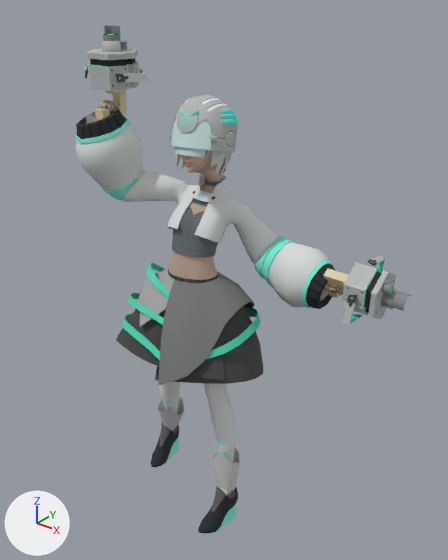
The FBX model DimensionStarWar/Assets/Application/Art/Model/1006_1/1006_普通攻击02.FBX, before and after one commit.
Camera for both pictures: a 50 mm lens placed at (1.106, -1.149, 1.616), pointed at (0.084, 0.129, 0.824). Every picture has the same lights, and +X, +Y and +Z are marked at lower left. Both versions are drawn at frame 21 of the action 'Take 001'; the numbers are the values there.

In view in the first picture: 'qaing02', 'qioang01', 'qunzi', 'st', 'toukui'.
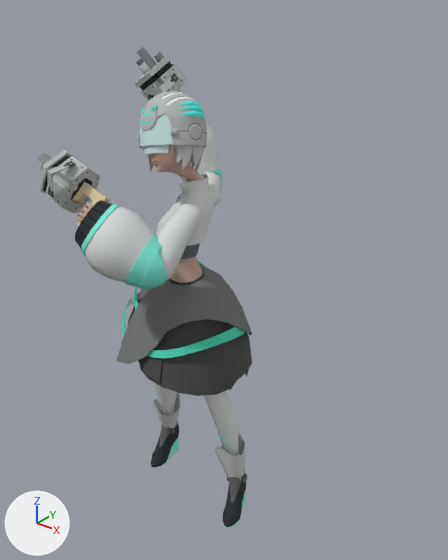
Pixel boxes (x1, y1, x2, y2) of what changed, in the pictures (448 x 560 px):
'st', posed (35% narrower, 7% shorter)
    before: (76, 100, 343, 534)
    after: (75, 123, 247, 528)
'qunzi', posed (7% narrower, 11% taller)
    before: (116, 263, 263, 385)
    after: (116, 260, 252, 396)
'qaing02', posed
    before: (323, 255, 411, 325)
    after: (37, 150, 110, 225)
'toukui', posed
    before: (168, 95, 238, 157)
    after: (136, 91, 207, 154)
'qioang01', posed
    before: (83, 25, 148, 120)
    after: (134, 47, 187, 101)
bone 'Bip001', root to tip
    before: (195, 287) to (225, 294)
    after: (190, 289) to (204, 298)
bone 'Bip001 Spine', root to tip
    before: (191, 282) to (183, 287)
    after: (181, 280) to (163, 282)
bone 'Bip001 Spine1', root to tip
    before: (192, 258) to (180, 262)
    after: (181, 257) to (154, 258)
bone 'Bip001 Spine2', root to tip
    before: (196, 231) to (184, 230)
    after: (181, 232) to (159, 223)
bone 'Bip001 L UpperArm', root to tip
    before: (238, 212) to (219, 208)
    after: (190, 217) to (242, 250)
bone 'Bip001 L Forearm', root to tip
    before: (275, 250) to (288, 274)
    after: (156, 267) to (115, 318)
bone 'Bip001 L Hand', root to tip
    before: (317, 279) to (317, 296)
    after: (102, 228) to (102, 230)
bone 'Bip001 R Clavicle', root to tip
    before: (201, 198) to (204, 199)
    after: (201, 202) to (221, 210)
bone 'Bip001 R UpperArm', root to tip
    before: (180, 191) to (179, 233)
    after: (212, 197) to (236, 244)
bone 'Bip001 R Hand', root to tip
    before: (105, 130) to (116, 129)
    after: (187, 130) to (183, 132)
bone 'Bip001 Head', root to tip
    before: (213, 175) to (198, 176)
    after: (193, 176) to (175, 177)
bone 'Bip001 L Thigh', root to tip
    before: (210, 291) to (160, 299)
    after: (197, 293) to (111, 328)
bone 'Bip001 L Calf', root to tip
    before: (213, 394) to (161, 463)
    after: (210, 390) to (127, 464)
bone 'Bip001 L Foot', root to tip
    before: (229, 489) to (193, 513)
    after: (238, 475) to (226, 509)
bone 'Bip001 R Thigh', root to tip
    before: (180, 284) to (168, 336)
    after: (183, 284) to (89, 289)
bone 'Bip001 R Calf', root to tip
    before: (173, 369) to (158, 466)
    after: (157, 363) to (58, 412)
bone 'Bone098(mirrored)', root to tip
    before: (116, 102) to (150, 93)
    after: (180, 105) to (219, 73)
bone 'Bone098', root to tip
    before: (338, 281) to (346, 310)
    after: (92, 200) to (59, 247)
bone 'Bone144', root to tip
    before: (351, 314) to (354, 315)
    after: (86, 192) to (84, 190)
bone 'Bone146', root to tip
    before: (377, 266) to (374, 265)
    after: (56, 175) to (58, 178)
bone 'Bone147', root to tip
    before: (92, 71) to (91, 67)
    after: (164, 82) to (162, 79)
bone 'Bone148', root to tip
    before: (137, 76) to (137, 80)
    after: (162, 88) to (164, 91)

What the commit changed:
Bone 'Bip001' (bone_bip001) moves from (-3.6, -3.5, -0.3) to (-1.9, -1.9, 0.1).
Bone 'Bip001' (bone_bip001) turns from (0, -12, 60) to (13, -15, 17) degrees about its own x, y and z.
Bone 'Bip001 Spine' (bone_bip001_spine) turns from (0, 4, -2) to (-6, -10, 11) degrees about its own x, y and z.
Bone 'Bip001 Spine1' (bone_bip001_spine1) turns from (-1, -4, -1) to (-14, 3, 3) degrees about its own x, y and z.
Bone 'Bip001 Spine2' (bone_bip001_spine2) turns from (-4, -5, 5) to (-26, -4, 2) degrees about its own x, y and z.
Bone 'Bip001 L UpperArm' (bone_bip001_l_upperarm) turns from (-41, -13, 19) to (-14, -13, -28) degrees about its own x, y and z.
Bone 'Bip001 L Forearm' (bone_bip001_l_forearm) turns from (0, 0, -50) to (0, 0, -90) degrees about its own x, y and z.
Bone 'Bip001 L Hand' (bone_bip001_l_hand) turns from (0, 12, -41) to (-12, 10, -14) degrees about its own x, y and z.
Bone 'Bip001 R Clavicle' (bone_bip001_r_clavicle) turns from (-7, 0, -13) to (-7, 1, 13) degrees about its own x, y and z.
Bone 'Bip001 R UpperArm' (bone_bip001_r_upperarm) turns from (72, 40, 3) to (37, 49, -44) degrees about its own x, y and z.
Bone 'Bip001 R Hand' (bone_bip001_r_hand) turns from (67, -3, -28) to (78, -7, 4) degrees about its own x, y and z.
Bone 'Bip001 Head' (bone_bip001_head) turns from (-12, 9, 2) to (59, 14, 5) degrees about its own x, y and z.
Bone 'Bip001 L Thigh' (bone_bip001_l_thigh) moves from (0.2, -0.1, 0.2) to (-0.4, 0.0, -0.2).
Bone 'Bip001 L Thigh' (bone_bip001_l_thigh) turns from (-2, 10, 12) to (-31, 13, -5) degrees about its own x, y and z.
Bone 'Bip001 L Calf' (bone_bip001_l_calf) turns from (0, 0, -12) to (0, 0, -6) degrees about its own x, y and z.
Bone 'Bip001 L Foot' (bone_bip001_l_foot) turns from (31, -9, -12) to (-23, -12, 1) degrees about its own x, y and z.
Bone 'Bip001 R Thigh' (bone_bip001_r_thigh) moves from (-0.4, -0.1, 0.2) to (1.4, 1.1, -0.3).
Bone 'Bip001 R Thigh' (bone_bip001_r_thigh) turns from (-16, -6, -7) to (-10, -8, 13) degrees about its own x, y and z.
Bone 'Bip001 R Calf' (bone_bip001_r_calf) turns from (0, 0, -14) to (0, 0, -19) degrees about its own x, y and z.
Bone 'Bip001 R Foot' (bone_bip001_r_foot) turns from (29, 7, 12) to (-27, 12, 3) degrees about its own x, y and z.
Bone 'Bone098(mirrored)' (bone_bone098_mirrored) moves from (12.7, 3.4, 0.0) to (15.6, -0.5, -23.5).
Bone 'Bone098(mirrored)' (bone_bone098_mirrored) turns from (-84, -1, 89) to (35, -157, -59) degrees about its own x, y and z.
Bone 'Bone098' (bone_bone098) moves from (0.8, 40.8, -19.4) to (55.0, 18.3, 20.0).
Bone 'Bone098' (bone_bone098) turns from (33, 178, -2) to (37, -5, -23) degrees about its own x, y and z.
Bone 'Bone144' (bone_bone144) moves from (4.8, -15.0, -45.6) to (-23.5, 56.3, -19.5).
Bone 'Bone144' (bone_bone144) turns from (-3, 33, -179) to (27, 32, 20) degrees about its own x, y and z.
Bone 'Bone146' (bone_bone146) moves from (-35.0, 14.9, -36.6) to (18.9, -51.9, -10.8).
Bone 'Bone146' (bone_bone146) turns from (3, -33, -179) to (-28, -32, 20) degrees about its own x, y and z.
Bone 'Bone147' (bone_bone147) moves from (-7.3, -3.2, 11.4) to (-34.9, -1.4, 5.4).
Bone 'Bone147' (bone_bone147) turns from (89, -1, -84) to (52, 2, -139) degrees about its own x, y and z.
Bone 'Bone148' (bone_bone148) moves from (-7.2, -13.4, 11.1) to (6.1, -9.4, 5.9).
Bone 'Bone148' (bone_bone148) turns from (-89, 0, -83) to (-52, -3, -138) degrees about its own x, y and z.
